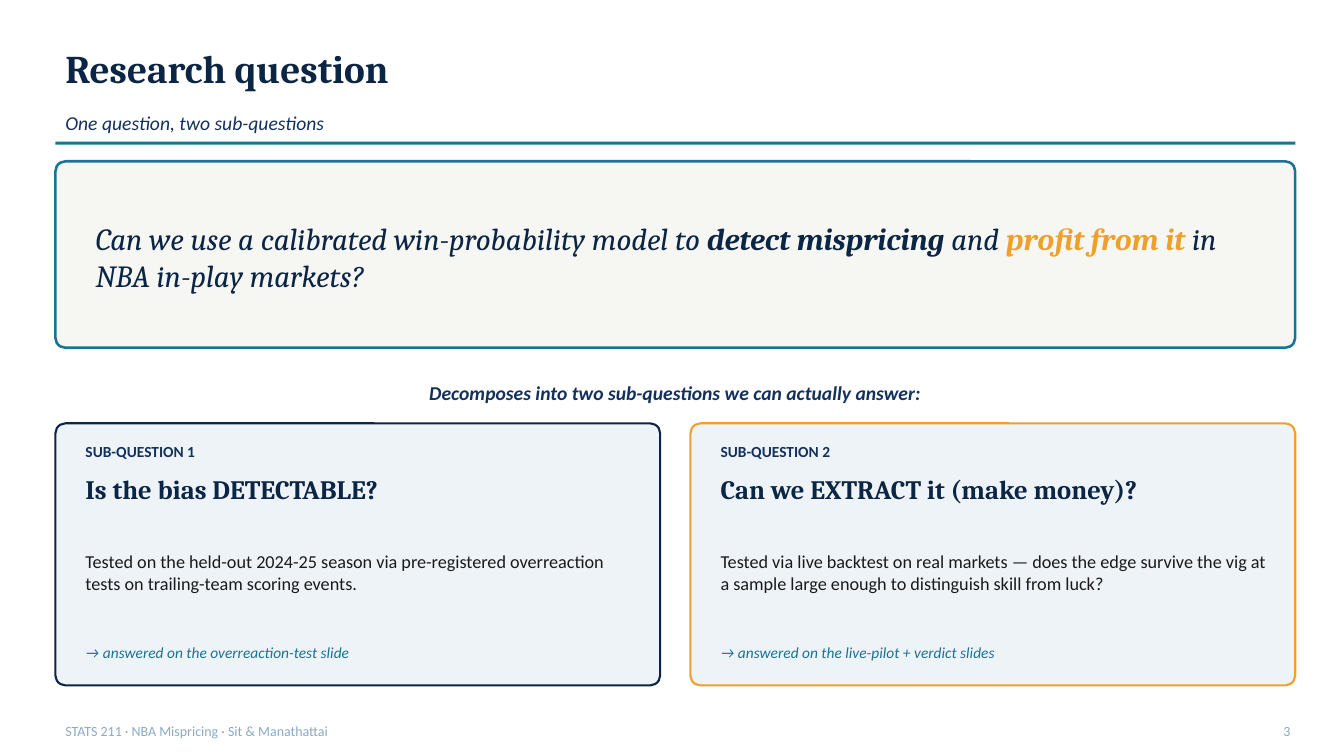
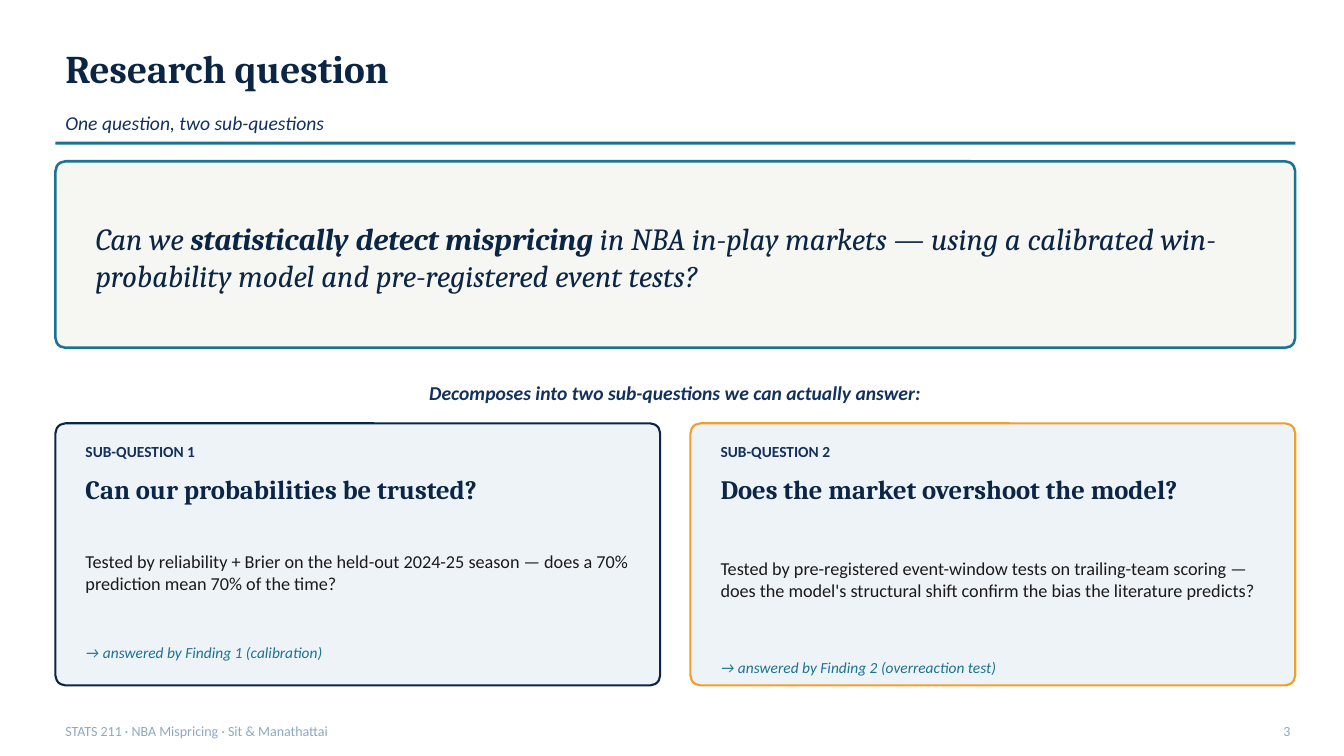
Before and after one commit to ivan-sit/live-nba-market-mispricing-detection, a slide deck: slide 3 of slides/final_deck.pptx. Drawn at 1344x756 pixels with LibreOffice and Linux fonts; fonts in the diff are those of the drawing. Boxes give left, top, right and bottom in pixels: in the first picture for what was removed or moved away, otherwise in the second. Text is boxed around its words. In the diff, an @@ line names an element or a change of style, - is before the commit and + after.

```diff
--- a/slides/final_deck.pptx
+++ b/slides/final_deck.pptx
@@ text at [96,228,1216,294]: text changed @@
-Can we use a calibrated win-probability model to detect mispricing and profit from it in NBA in-play markets?
+Can we statistically detect mispricing in NBA in-play markets — using a calibrated win-probability model and pre-registered event tests?
@@ text at [85,480,477,505]: text changed @@
-Is the bias DETECTABLE?
+Can our probabilities be trusted?
@@ text at [721,480,1178,500]: text changed @@
-Can we EXTRACT it (make money)?
+Does the market overshoot the model?
@@ text at [85,555,627,593]: text changed @@
-Tested on the held-out 2024-25 season via pre-registered overreaction tests on trailing-team scoring events.
+Tested by reliability + Brier on the held-out 2024-25 season — does a 70% prediction mean 70% of the time?
@@ text at [721,562,1255,600]: text changed @@
-Tested via live backtest on real markets — does the edge survive the vig at a sample large enough to distinguish skill from luck?
+Tested by pre-registered event-window tests on trailing-team scoring — does the model's structural shift confirm the bias the literature predicts?
@@ text at [103,647,322,661]: text changed @@
-→ answered on the overreaction-test slide
+→ answered by Finding 1 (calibration)
@@ text at [738,662,996,676]: text changed @@
-→ answered on the live-pilot + verdict slides
+→ answered by Finding 2 (overreaction test)
```
Also in this commit, not shown: 2 other slides changed, 2 slides added, 6 slides removed, 3 other files.
